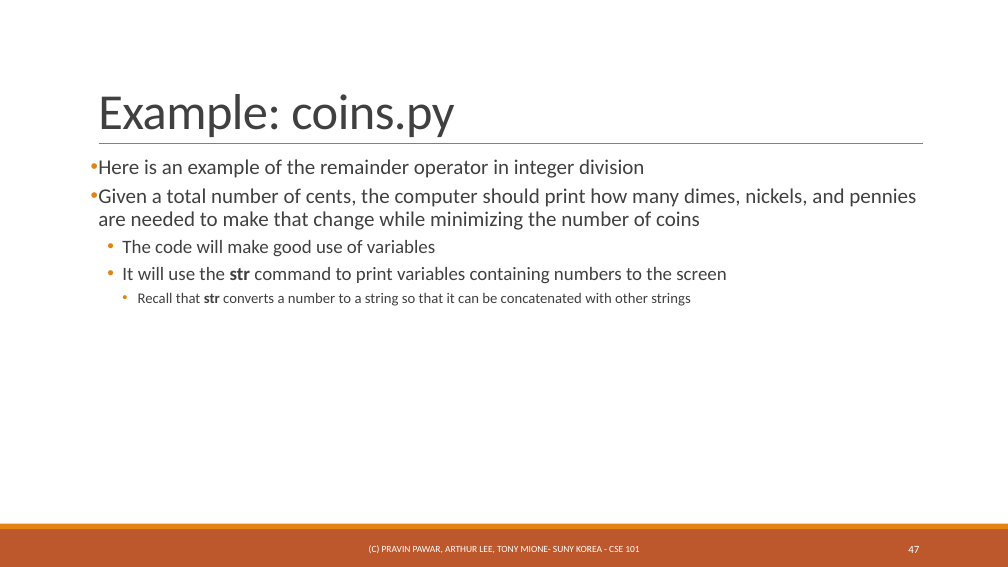
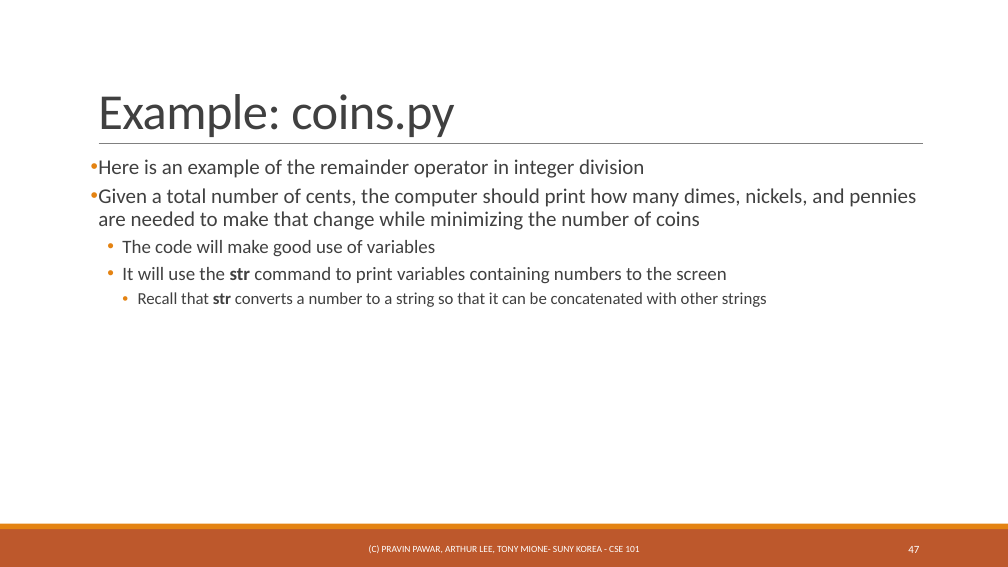
Before and after one commit to ppawar/ppawar.github.io, a slide deck: slide 47 of CSE101-S19/Slides/PPT/CSE101_Lec2.pptx. Drawn at 1008x567 pixels with LibreOffice and Linux fonts; fonts in the diff are those of the drawing. Boxes give left, top, right and bottom in pixels: in the first picture for what was removed or moved away, otherwise in the second. Text is boxed around its words. In the diff, an @@ line names an element or a change of style, - is before the commit and + after.

```diff
--- a/CSE101-S19/Slides/PPT/CSE101_Lec2.pptx
+++ b/CSE101-S19/Slides/PPT/CSE101_Lec2.pptx
@@ text at (x1=138, y1=292, x2=767, y2=307): size 14 to 16 pt in "Recall that str converts a number to ..." @@
```
Also in this commit, not shown: 4 other slides changed, 24 other files.
